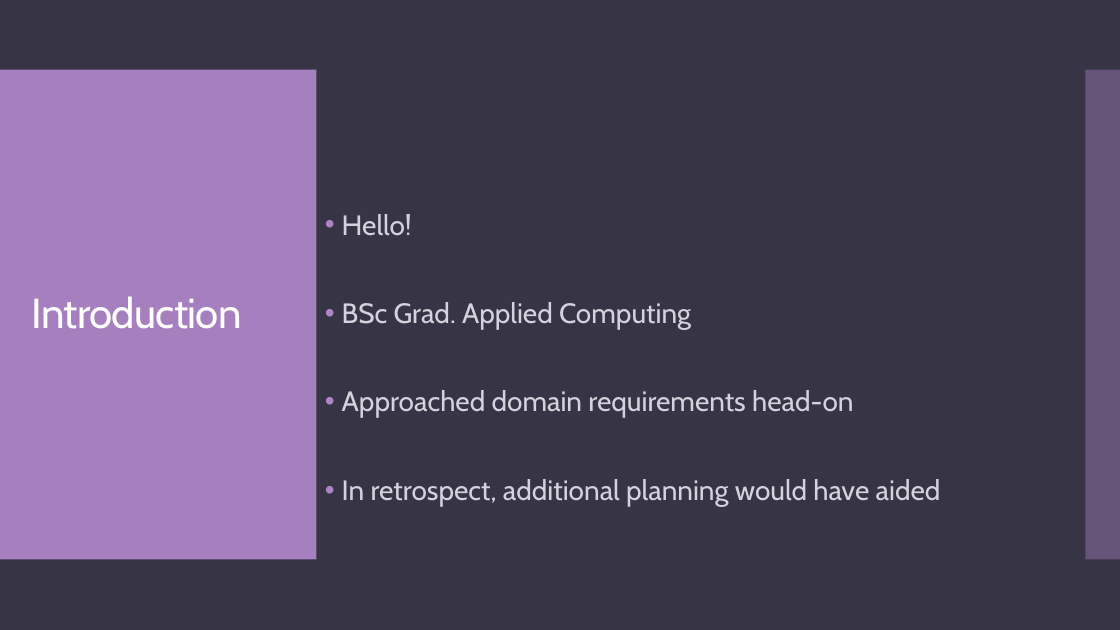
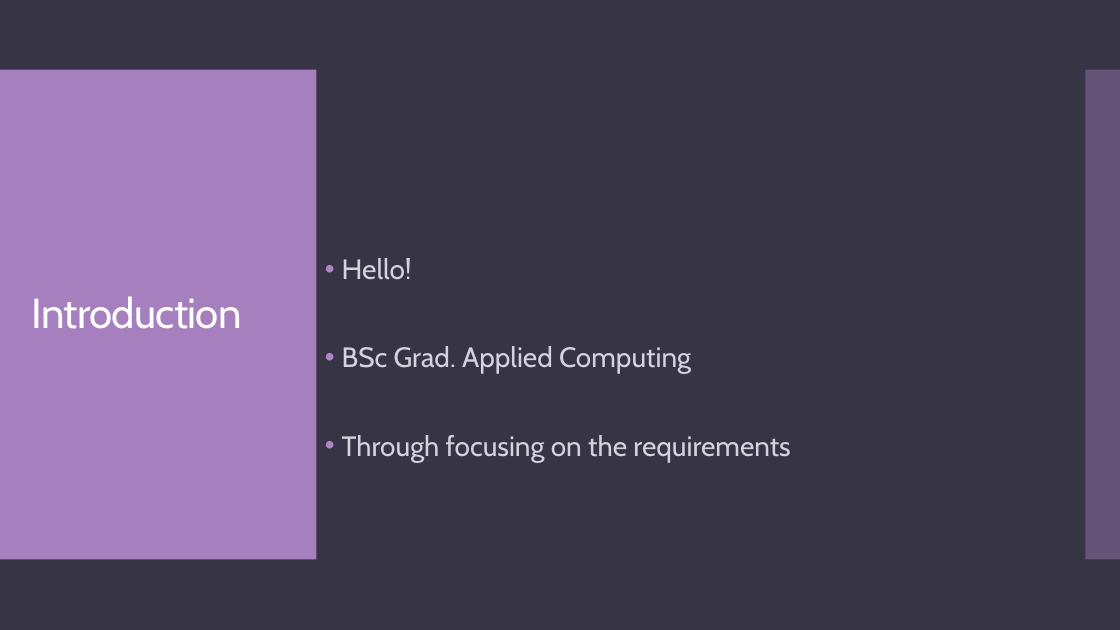
Before and after one commit to STGoodlandWork/QA-TDL-SG, a slide deck: slide 2 of Documentation/qa-tdl-presentation.pptx. Drawn at 1120x630 pixels with LibreOffice and Linux fonts; fonts in the diff are those of the drawing. Boxes give left, top, right and bottom in pixels: in the first picture for what was removed or moved away, otherwise in the second. Text is boxed around its words. In the diff, an @@ line names an element or a change of style, - is before the commit and + after.

```diff
--- a/Documentation/qa-tdl-presentation.pptx
+++ b/Documentation/qa-tdl-presentation.pptx
@@ text at [342, 435, 790, 462]: text changed @@
-• Approached domain requirements head-on
-• In retrospect, additional planning would have aided
+• Through focusing on the requirements
```
Also in this commit, not shown: 2 other slides changed.
